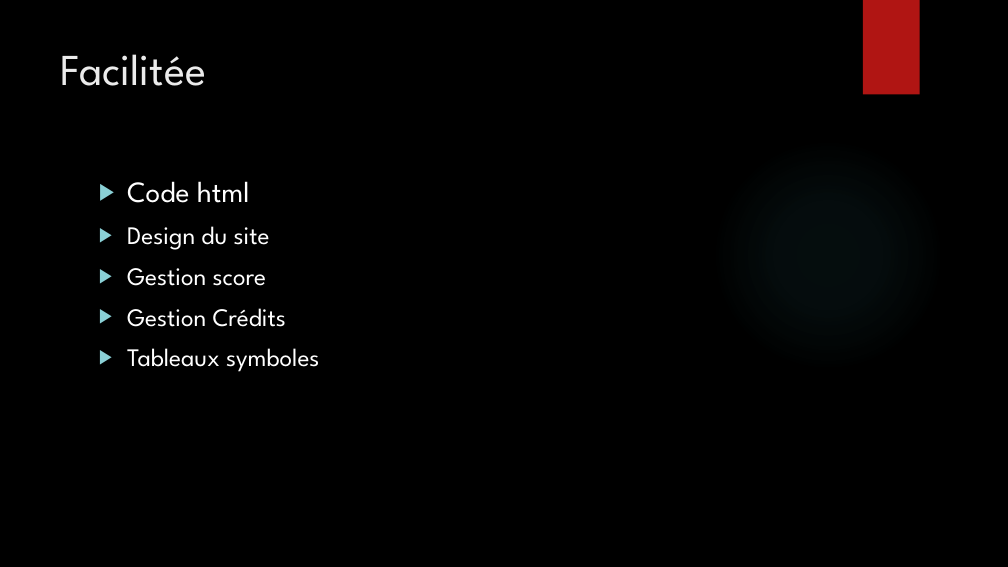
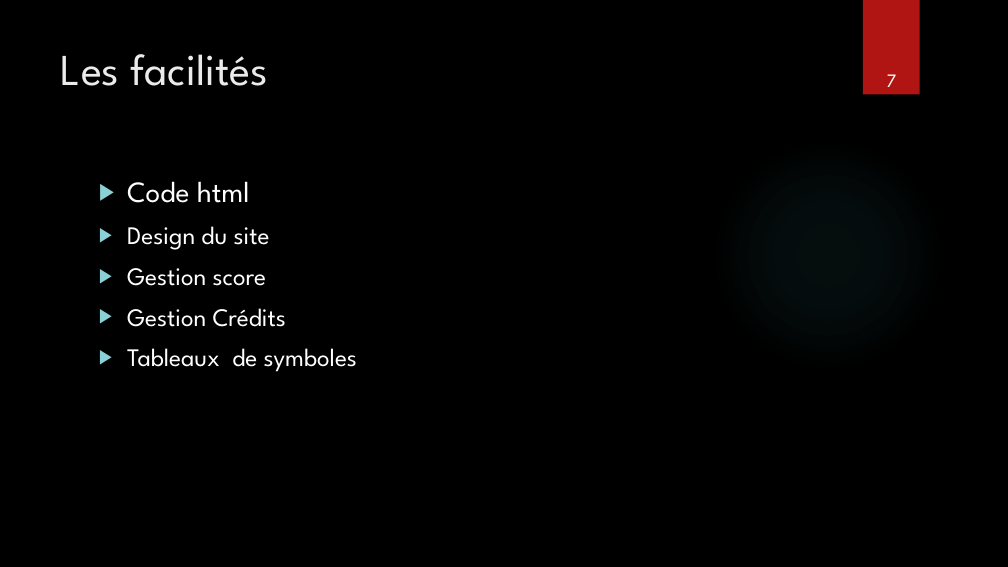
Before and after one commit to DavSCo/projectJs, a slide deck: slide 7 of Projet JavaScript.pptx. Drawn at 1008x567 pixels with LibreOffice and Linux fonts; fonts in the diff are those of the drawing; background and template pictures are left out. Boxes give left, top, right and bottom in pixels: in the first picture for what was removed or moved away, otherwise in the second. Text is boxed around its words. In the diff, an @@ line names an element or a change of style, - is before the commit and + after.

Commit message:
ppt2

```diff
--- a/Projet JavaScript.pptx
+++ b/Projet JavaScript.pptx
@@ title at (61, 54, 268, 86): text changed @@
-Facilitée
+Les facilités
@@ text added at (887, 74, 897, 87), 18 pt, text #FFFFFF @@
+7
@@ text at (127, 348, 357, 372): text changed @@
-▶ Tableaux symboles
+▶ Tableaux de symboles
```
Also in this commit, not shown: 1 other slide changed.
